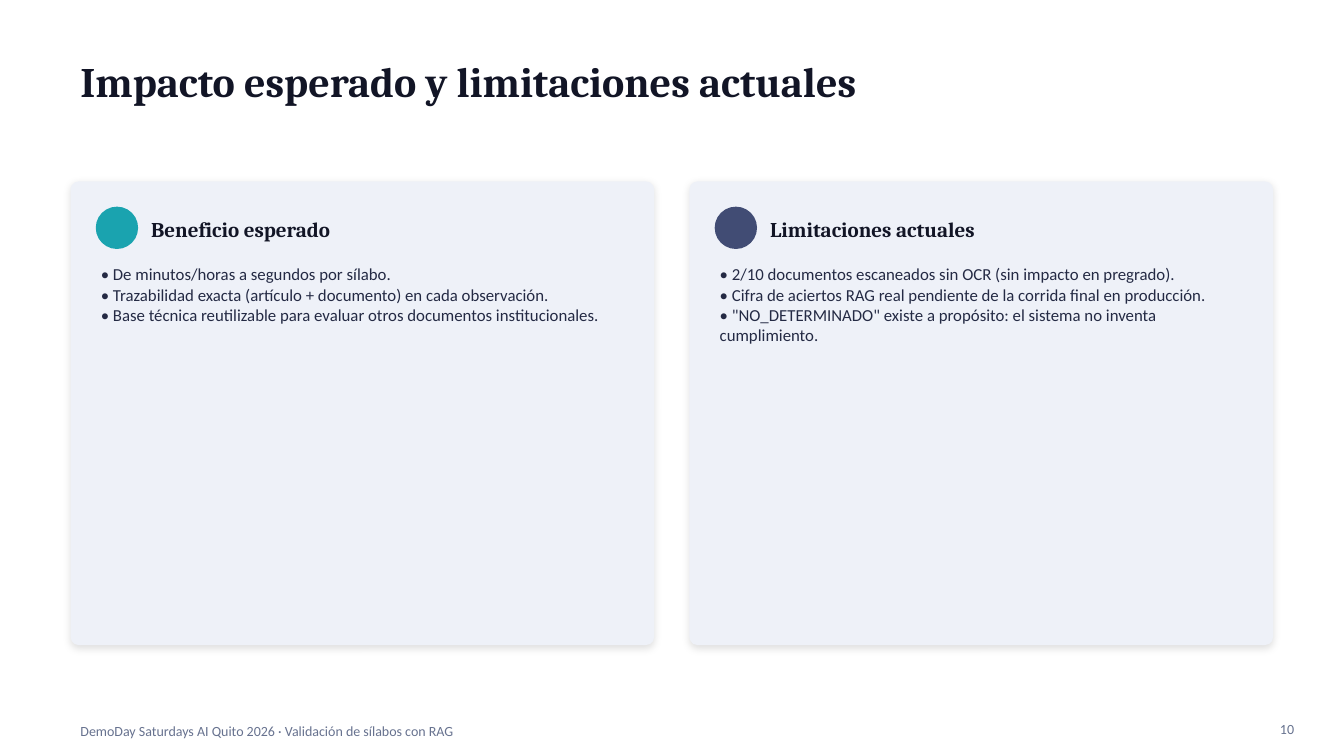
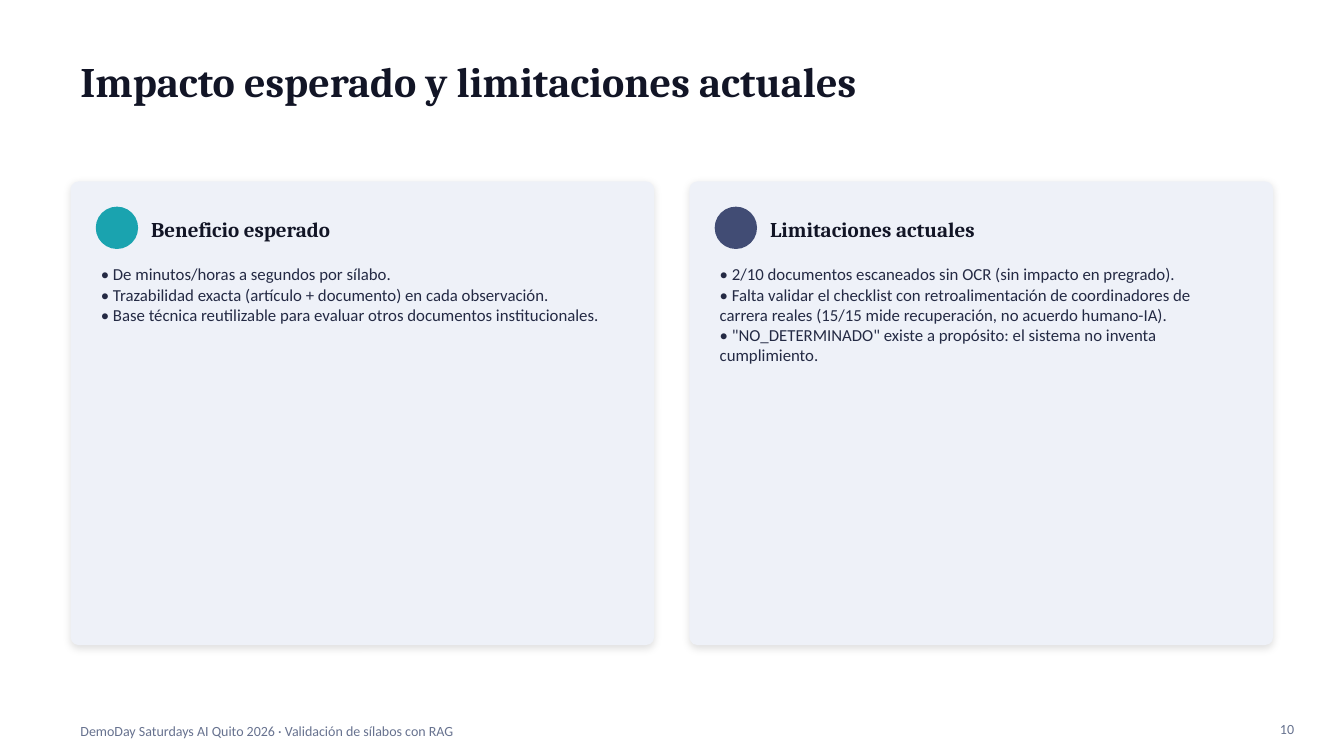
Before and after one commit to franciscohiguera1975/vibe-coding-project, a slide deck: slide 10 of docs/saturdays_ai/DemoDaySaturdaysAI_HybridRetrieval_Presentacion.pptx. Drawn at 1344x756 pixels with LibreOffice and Linux fonts; fonts in the diff are those of the drawing. Boxes give left, top, right and bottom in pixels: in the first picture for what was removed or moved away, otherwise in the second. Text is boxed around its words. In the diff, an @@ line names an element or a change of style, - is before the commit and + after.

Commit message:
docs(saturdays-ai): fill in the real evaluation result (15/15 RAG vs 0/15 baseline)
Official POST /api/rag/evaluation/run against production (896 embeddings
reloaded with the E5 prefix fix, real vLLM + TEI), persisted in
rag_evaluation_runs and visible live on the Evaluación screen. Replaces
every "pendiente" placeholder in both the report and the deck with the
real figure, plus a qualitative example contrasting a hallucinated
baseline answer against the grounded RAG citation.

```diff
--- a/docs/saturdays_ai/DemoDaySaturdaysAI_HybridRetrieval_Presentacion.pptx
+++ b/docs/saturdays_ai/DemoDaySaturdaysAI_HybridRetrieval_Presentacion.pptx
@@ text at (720,289,1190,324): text changed @@
-• Cifra de aciertos RAG real pendiente de la corrida final en producción.
+• Falta validar el checklist con retroalimentación de coordinadores de carrera reales (15/15 mide recuperación, no acuerdo humano-IA).
```
Also in this commit, not shown: 1 other slide changed, 1 other file.
